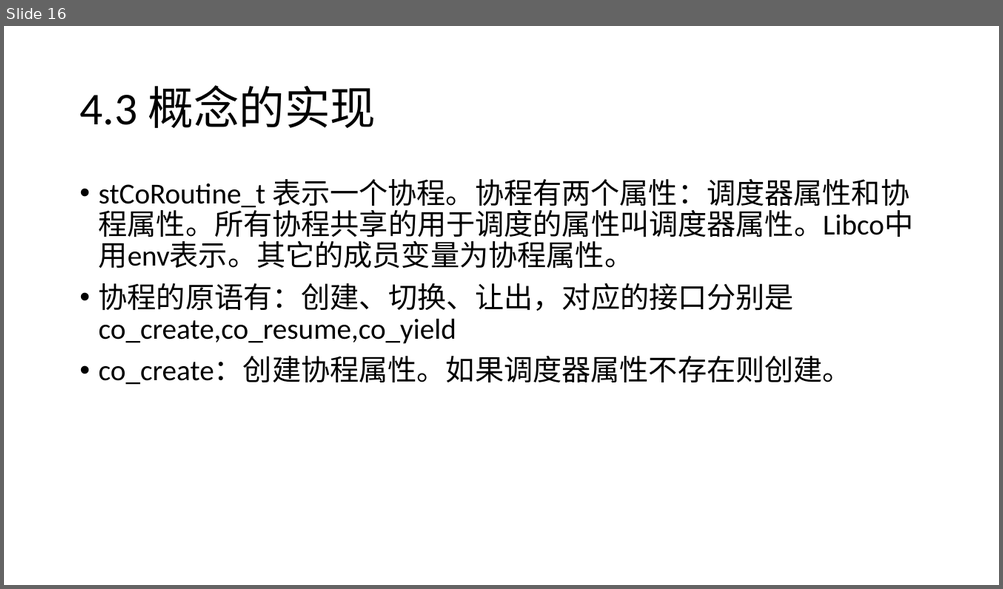
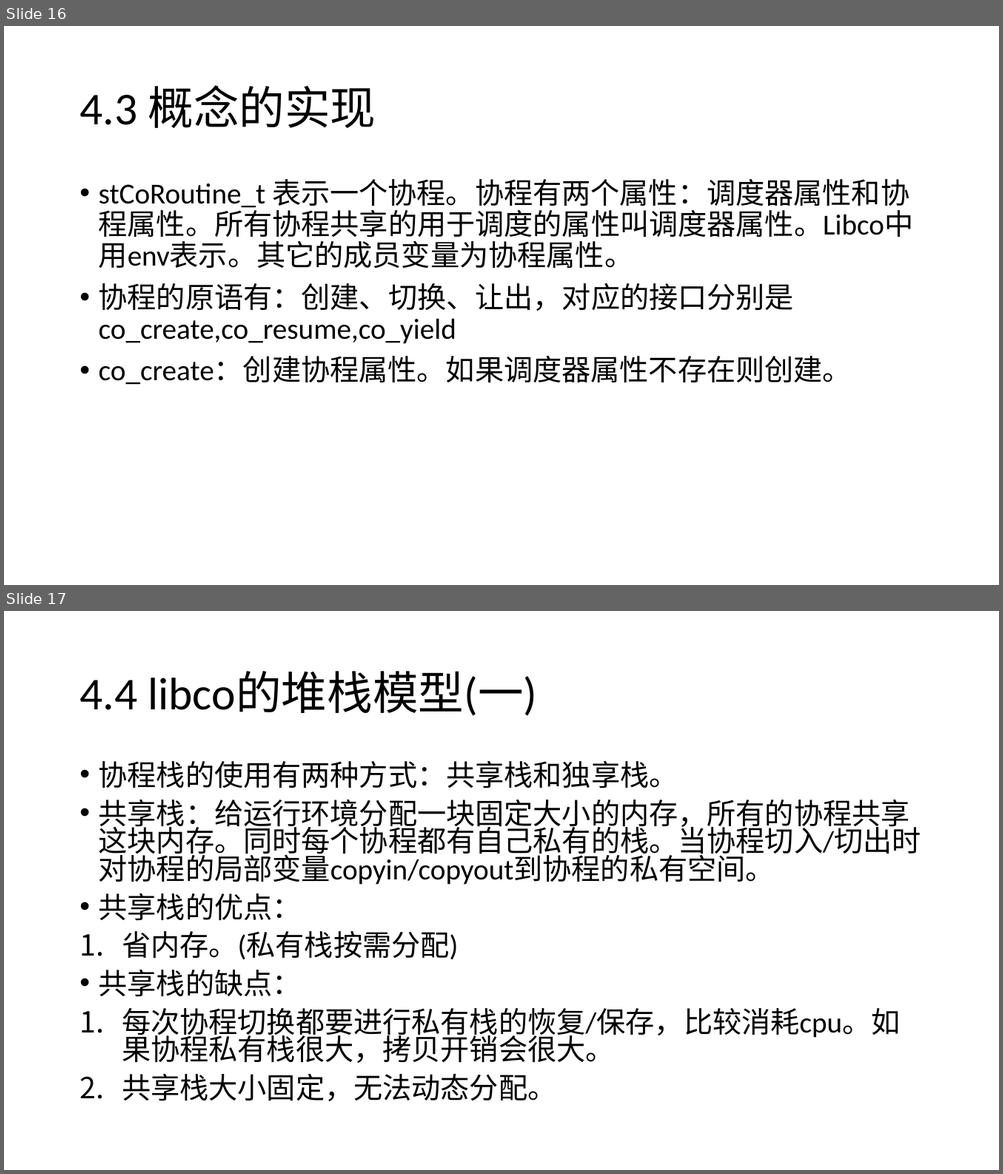
Before and after one commit to djpan0303/tech_paper, a slide deck: 协程/协程-潘东经.pptx. Shown one above the other, each under a label of ours: slide 16 before the commit, slides 16 and 17 after it. The pictures are 1003x589 and 1003x1174 pixels, drawn with LibreOffice and Linux fonts; fonts in the diff are those of the drawing. Boxes give left, top, right and bottom in pixels: in the first picture for what was removed or moved away, otherwise in the second. Text is boxed around its words. In the diff, an @@ line names an element or a change of style, - is before the commit and + after.

```diff
--- a/协程/协程-潘东经.pptx
+++ b/协程/协程-潘东经.pptx
@@ slide 17 added at <box>4,611,999,1170</box>, background #FFFFFF @@
@@ title added at <box>79,672,537,716</box>, 44 pt, text #000000 @@
+4.4 libco的堆栈模型(一)
@@ text added at <box>99,761,921,1102</box>, 28 pt, text #000000 @@
+• 协程栈的使用有两种方式：共享栈和独享栈。
+• 共享栈：给运行环境分配一块固定大小的内存，所有的协程共享这块内存。同时每个协程都有自己私有的栈。当协程切入/切出时对协程的局部变量copyin/copyout到协程的私有空间。
+• 共享栈的优点：
+1. 省内存。(私有栈按需分配)
+• 共享栈的缺点：
+1. 每次协程切换都要进行私有栈的恢复/保存，比较消耗cpu。如果协程私有栈很大，拷贝开销会很大。
+2. 共享栈大小固定，无法动态分配。
```
Also in this commit, not shown: 3 slides changed, 2 other slides added, 14 other files.
